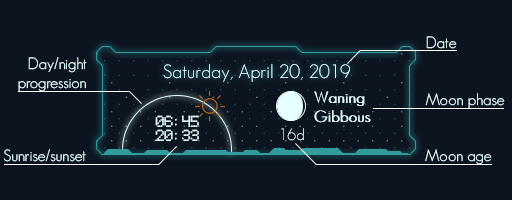
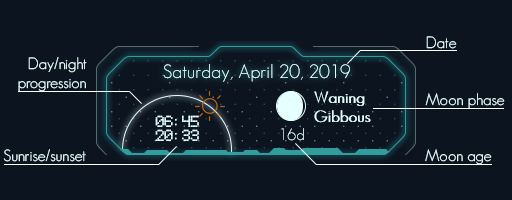
Before/after of a (512, 200) layered artwork. What changed in the layer stack:
renamed "Calque 3" to "Calque 4", painted on it over [90, 40, 422, 161]
